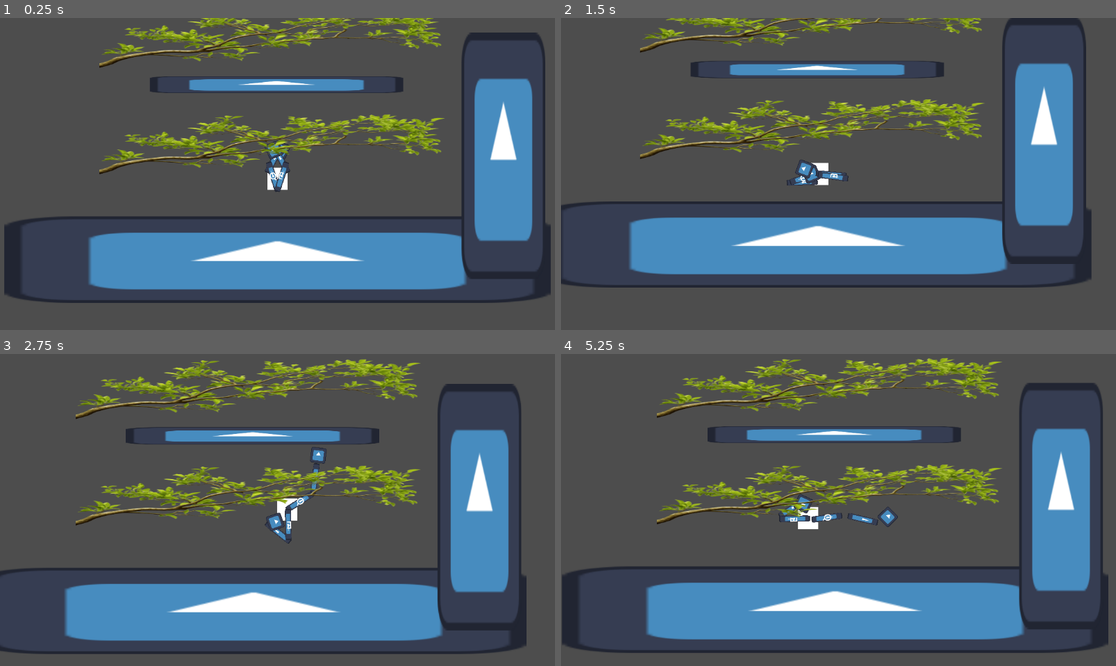
Above: before the commit, frames 1-4 (two rows, left to right).
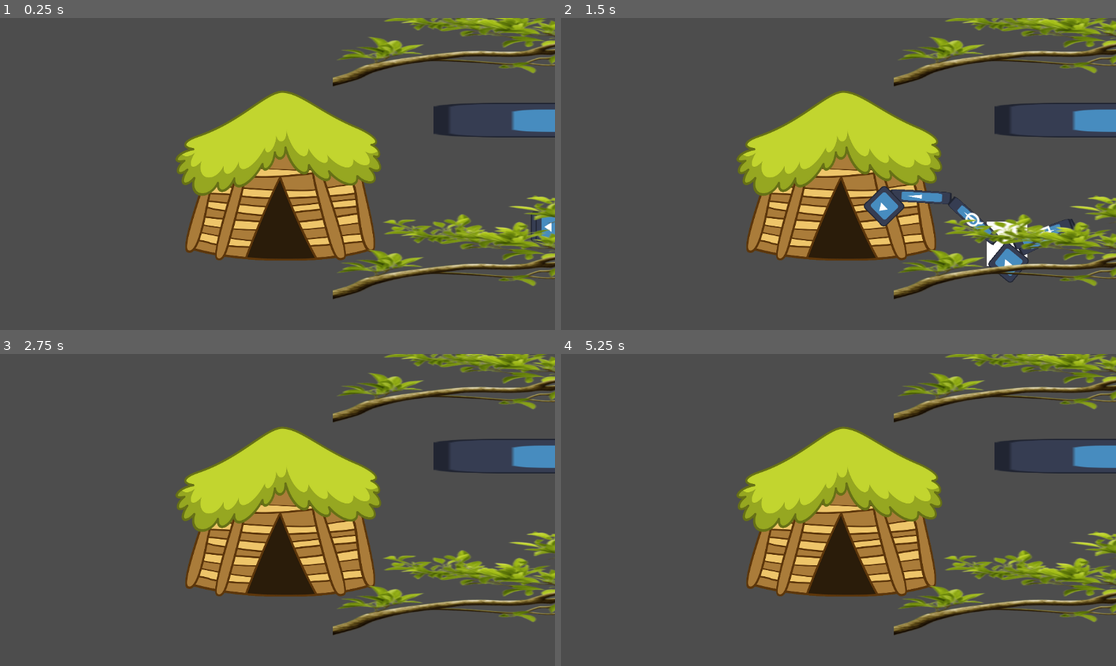
Above: after the commit, the same moments.

Repository: xjalder/banana-bar-bistro
Game: Godot game, scene res://map/map.tscn
Two runs of this game, one before a commit and one after it. Both use one fixed random seed, a clock stepped at 60 frames per second and the inputs below. The engine's default icon, where the game draws it, is replaced by a stand-in: a white triangle on a blue panel in a dark square.
Inputs (mouse positions are in pixels of both pictures, inside the frame that each line leads up to):
- Up to frame 1 (0.25 s): no input
- Up to frame 2 (1.5 s): move the mouse to (960, 158) at 0.52 s; hold E (right_arm) 0.53-1.28 s; hold S (crouch) 0.53-1.28 s; move the mouse to (727, 189) at 1.27 s; hold Q (left_arm) from 1.28 s (still down); tap M (spawn_monkey) at 1.35 s
- Up to frame 3 (2.75 s): move the mouse to (333, 441) at 2.02 s; release Q (left_arm) at 2.03 s; hold E (right_arm) from 2.03 s (still down); hold S (crouch) from 2.03 s (still down)
- Up to frame 4 (5.25 s): move the mouse to (810, 572) at 2.77 s; release S (crouch) at 2.78 s; tap M (spawn_monkey) at 2.85, 4.35 s; move the mouse to (1005, 556) at 3.52 s; release E (right_arm) at 3.53 s; hold S (crouch) 3.53-4.28 s; hold Q (left_arm) from 3.53 s (still down); move the mouse to (672, 463) at 4.27 s; move the mouse to (866, 510) at 5.02 s; hold S (crouch) from 5.03 s (still down)

The runs differ from the first frame. In frame 1, 46% of the frame differs, in the area x 0-100%, y 0-92%; in frame 2, 43%; in frame 3, 46%; in frame 4, 47%, in the area x 0-100%, y 0-96%.
Error after the commit: Parse Error: Preload file "/Users/ben/Desktop/banana-bar-bistro/map/banana hut/MonkeyCustomer.tscn" does not exist. (res://map/banana)

Commit message:
banana hut - upgrades

Diff:
--- /dev/null
+++ b/logic/game_manager.gd
@@ -0,0 +1,43 @@
+extends Node
+
+#resource manager change name
+var money: int
+
+var is_paused : bool = false
+
+var items = {"SEATS":100, "MAGIC":50, "DECO":120}
+
+var upgrades = {
+	"capacity": 3,
+	"time_to_unhappy": 10,
+	"time_to_new_customer" : 10}
+
+var owned_items = []
+
+signal show_cash(money : int)
+
+
+
+func _add_money(income : int)->void:
+	money += income
+	show_cash.emit(money)
+
+func _buy_item(money : int, item: String)->void:
+	if items.get(item) <= money:
+		money -= items.get(item)
+		owned_items.append(item)
+
+
+# Called when the node enters the scene tree for the first time.
+func _ready() -> void:
+	money = 0
+	#BananaHut.connect(_add_money)
+
+
+
+
+
+# Called every frame. 'delta' is the elapsed time since the previous frame.
+func _process(delta: float) -> void:
+	if Input.is_action_just_pressed("pause"):
+		is_paused = true
--- a/map/banana hut/MonkeyCustomer.tscn
+++ b/map/banana hut/MonkeyCustomer.tscn
@@ -21,5 +21,4 @@
 fill_mode = 3
 texture_under = ExtResource("3_wew6a")
 texture_progress = ExtResource("4_h5tgs")
-texture_progress_offset = Vector2(0, 50)
 metadata/_edit_use_anchors_ = true
--- a/map/banana hut/banana_hut.gd
+++ b/map/banana hut/banana_hut.gd
@@ -2,8 +2,10 @@
 
 var monkey_scene : PackedScene = preload("/Users/ben/Desktop/banana-bar-bistro/map/banana hut/MonkeyCustomer.tscn")
 @onready var sprite_2d: Sprite2D = $Sprite2D
-var MAX_MONKEYS : int = 5
 var current_monkey_count : int = 0
+var upgrades : Dictionary= GameManager.upgrades
+var MAX_MONKEYS : int = upgrades['capacity']
+
 
 
 var monkeys: Array[MonkeyCustomer] = []
@@ -25,9 +27,6 @@
 
 func _spawn_new_monkey() -> void:
 	if (current_monkey_count >= MAX_MONKEYS):
-		var i : int = randi_range(0, MAX_MONKEYS - 1)
-		_delete_monkey_at_index(i)
-		current_monkey_count -= 1
 		return
 
 	var null_count : int = 0;
@@ -61,6 +60,7 @@
 
 func _delete_monkey_at_index(index :int) -> void:
 	monkeys.get(index).queue_free()
+	current_monkey_count -= 1
 
 # Called every frame. 'delta' is the elapsed time since the previous frame.
 func _process(delta: float) -> void:
--- a/map/banana hut/monkey_customer.gd
+++ b/map/banana hut/monkey_customer.gd
@@ -7,9 +7,9 @@
 var order : Order
 var order_type : String
 @onready var texture_progress_bar: TextureProgressBar = $TextureProgressBar
-var time_to_unhappy : int = 5;
 var progress_bar_value : float = 0
-
+var upgrades : Dictionary = GameManager.upgrades
+var time_to_unhappy : int = upgrades["time_to_unhappy"];
 
 
 
@@ -18,7 +18,6 @@
 	var values := Order.values()
 
 	var x: int = randi_range(0, values.size() - 1)
-	print(values[x])
 	if (values[x] == Order.BANANA):
 		_spawn_sprite(order_sprite, "res://assets/banana hut/banana.png")
 		order_type = "banana"
--- a/map/map.tscn
+++ b/map/map.tscn
@@ -1,5 +1,6 @@
 [gd_scene format=3 uid="uid://cvok5ewpyc0k6"]
 
+[ext_resource type="PackedScene" uid="uid://cteheyqwjxrx8" path="res://map/banana hut/BananaHut.tscn" id="1_7lyie"]
 [ext_resource type="PackedScene" uid="uid://c2bu7gqw8rbso" path="res://player/player.tscn" id="1_kffv2"]
 [ext_resource type="Texture2D" uid="uid://bw52m2ogcluy7" path="res://icon.svg" id="2_7lyie"]
 [ext_resource type="PackedScene" uid="uid://qcg3f5otv3dp" path="res://map/platform.tscn" id="3_5jdw0"]
@@ -12,6 +13,10 @@
 [sub_resource type="RectangleShape2D" id="RectangleShape2D_1yi38"]
 
 [node name="Map" type="Node2D" unique_id=1327460236]
+
+[node name="BananaHut" parent="." unique_id=2064569661 instance=ExtResource("1_7lyie")]
+position = Vector2(-854.0001, -248.00002)
+scale = Vector2(0.53559285, 0.53559285)
 
 [node name="Player" parent="." unique_id=1042275332 instance=ExtResource("1_kffv2")]
 walkspeed = 40.0
--- a/project.godot
+++ b/project.godot
@@ -19,6 +19,7 @@
 
 Enums="*uid://b5g650wikhmma"
 SignalBus="*uid://bhq51dwmcoap8"
+GameManager="*res://logic/game_manager.gd"
 
 [input]
 
Not shown, added: logic/game_manager.gd.uid
Not shown, added: .DS_Store
Not shown, added: logic/.DS_Store
